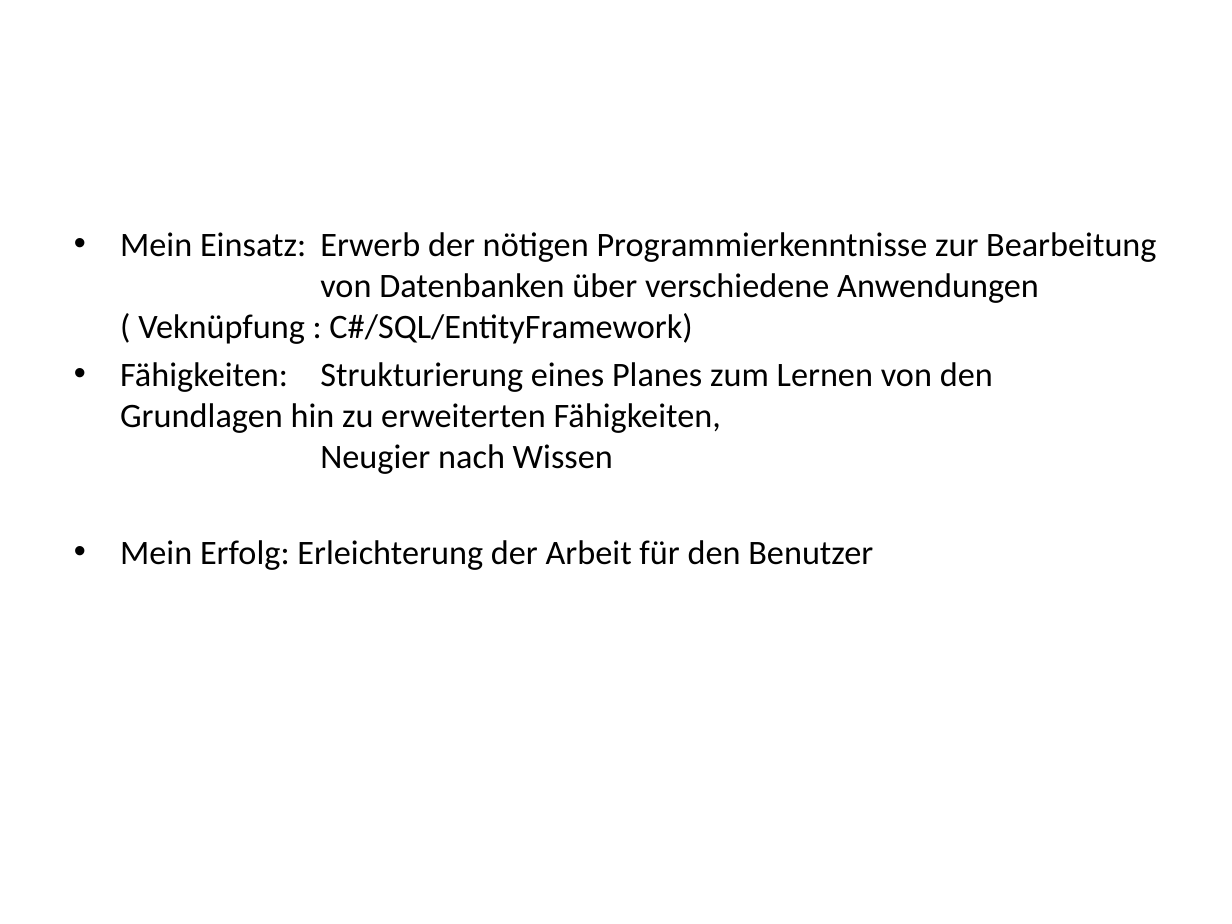
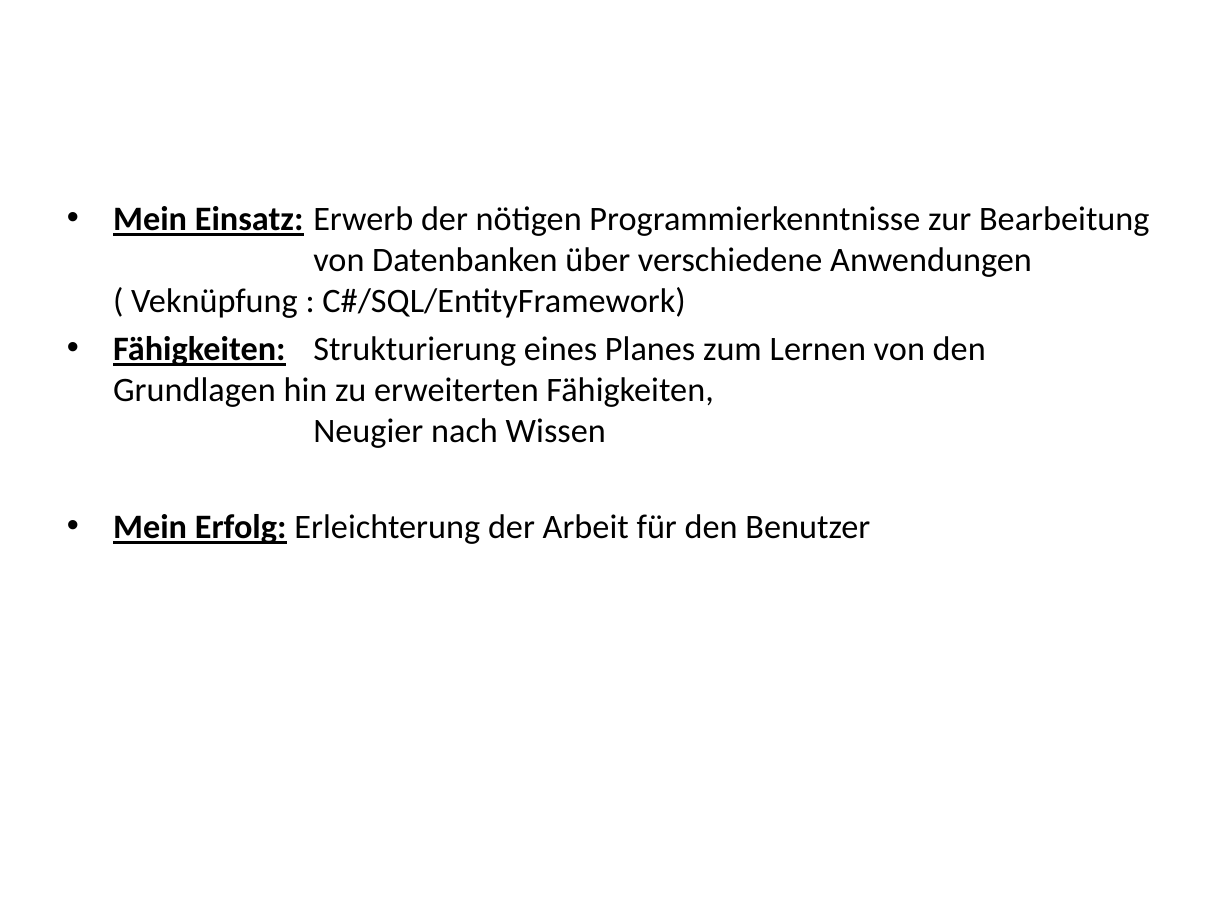
Before and after one commit to dami98/REWE, a slide deck: slide 7 of Die Zahnärztliche Abrechnungsgesellschaft AG.pptx (slide 6 before the commit). Drawn at 1232x924 pixels with LibreOffice and Linux fonts; fonts in the diff are those of the drawing; background and template pictures are left out. Boxes give left, top, right and bottom in pixels: in the first picture for what was removed or moved away, otherwise in the second. Text is boxed around its words. In the diff, an @@ line names an element or a change of style, - is before the commit and + after.

```diff
--- a/Die Zahnärztliche Abrechnungsgesellschaft AG.pptx
+++ b/Die Zahnärztliche Abrechnungsgesellschaft AG.pptx
@@ text "Mein Einsatz: Erwerb der nötigen ...": place and size @@
-text "Mein Einsatz: Erwerb der nötigen ..." at [120,232,1156,570]
+text "Mein Einsatz: Erwerb der nötigen ..." at [113,206,1149,544]
@@ text "Mein Einsatz: Erwerb der nötigen ..." at [113,206,1149,544]: bold on, underline on in "Mein Einsatz:", "Fähigkeiten:", "Mein Erfolg:" @@
```
Also in this commit, not shown: 2 other slides changed, 2 slides added, 1 slide removed, 1 other file.
